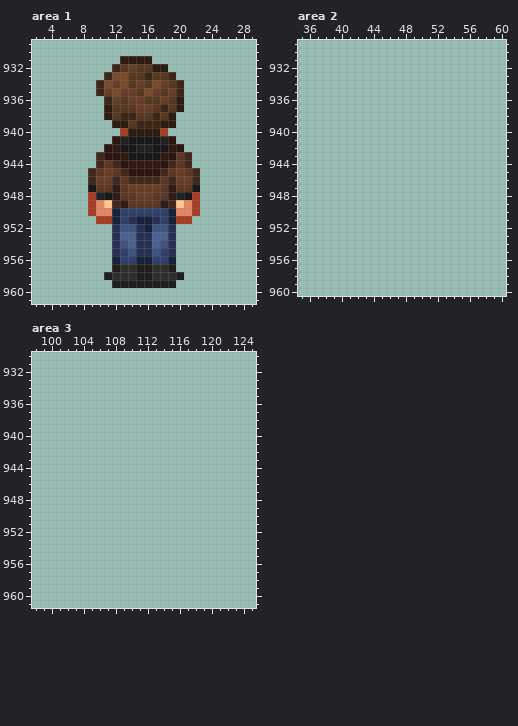
Two states of a pixel-art file, src/concept/sprite/amadixnew.aseprite. The picture above was drawn from the file before the commit.
512x1088 pixels, 1 frame. Colours within 5 levels of each other are drawn and written as one. Shown: area 1: x 2..29, y 929..961; area 2: x 35..60, y 929..960; area 3: x 98..125, y 930..961. The commit also changed other parts of the picture, which this record leaves out.
Once edited:
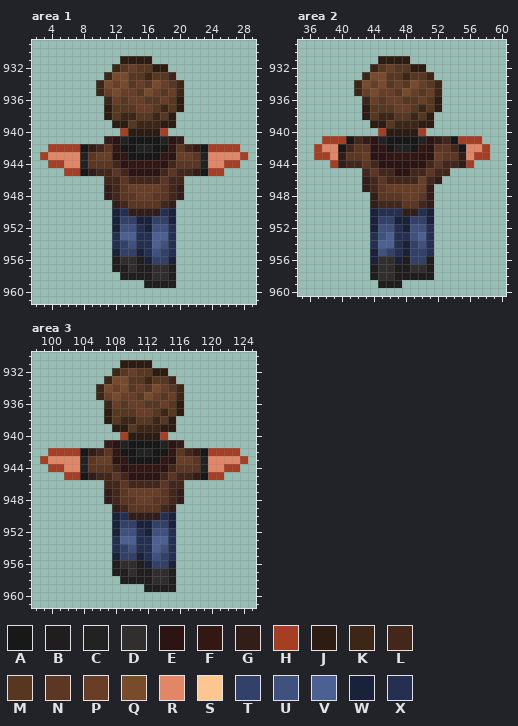
Palette (. is transparent): A #181819  B #1f1d1d  C #222223  D #312e2e  E #2c1412  F #331712  G #331d18  H #a63e24  J #2d1c11  K #3d2616  L #43271b  M #573720  N #5e3724  P #693e27  Q #784c2a  R #e38666  S #ffc690  T #32416a  U #3f517f  V #4b6093  W #1a223b  X #242f52
Edits made:
Area 1, layer "Layer 1":
y 941: x 11 . -> G; x 20 . -> G
y 942: x 4..11 .......E -> HHHHAGLN; x 20..27 E....... -> NLGAHHHH
y 943: x 3..11 .......LE -> HRRRRCNPP; x 20..28 NL....... -> PPNCRRRRH
y 944: x 4..10 ......L -> HHRRCNN; x 21..27 L...... -> NNCRRHH
y 945: x 6..11 ...LNP -> HHAGLL; x 20..25 PNL... -> LLGAHH
y 946: x 9..11 LPP -> ..L; x 20..22 PPL -> L..
y 947: x 9..12 ANNG -> ..GL; x 19..22 GNNA -> LG..
y 948: x 9..12 HCAG -> ..GL; x 19..22 GCAH -> LG..
y 949: x 9..13 HRSLG -> ...GL; x 18..22 GLSRH -> LG...
y 950: x 9..11 HRR -> ...; x 13..18 TTTTTT -> XGGGGX; x 20..22 RRH -> ...
y 951: x 10..11 HH -> ..; x 14 X -> T; x 17 X -> T; x 20..21 HH -> ..
y 952: x 12 X -> W
y 954: x 13..14 UV -> TU
y 955: x 12 X -> W; x 14..15 UX -> TW
y 956: x 12..15 WTTW -> BDDB
y 957: x 13 D -> B
y 958: x 11..14 BDDD -> ..BB; x 19..20 DB -> B.
y 959: x 12..15 BBBB -> ....
Area 2, layer "Layer 1":
y 931: x 45..48 .... -> JJJJ
y 932: x 44..50 ....... -> KMPMMJJ
y 933: x 43..51 ......... -> KQQMMKMMK
y 934: x 42..52 ........... -> KQPQMPMQPMK
y 935: x 42..52 ........... -> KPQPPMQPMPK
y 936: x 43..52 .......... -> KPMPPMMPMJ
y 937: x 43..52 .......... -> JMMMPPMKMJ
y 938: x 43..51 ......... -> JMKKMMKMJ
y 939: x 44..51 ........ -> JJMKKKJJ
y 940: x 45..50 ...... -> HJJJJH
y 941: x 38..57 .................... -> HHHALGECAAAACEGLAHHH
y 942: x 37..58 ...................... -> HRRALNNEFACCAFENNLARRH
y 943: x 37..58 ...................... -> HHRGNNPEEFFFFEEPNNGRHH
y 944: x 39..56 .................. -> HGLLNLEEEEEELNLLGH
y 945: x 43..53 ........... -> LNLLEELLNLL
y 946: x 43..52 .......... -> GLNLLLLPLG
y 947: x 43..51 ......... -> GLNPPPPPG
y 948: x 44..51 ........ -> GNNNPPNG
y 949: x 44..51 ........ -> GLLLNNLG
y 950: x 44..51 ........ -> WXXXGGXW
y 951: x 44..51 ........ -> WTTWWTTW
y 952: x 44..51 ........ -> WUUXWUUX
y 953: x 44..51 ........ -> XUVXXUVX
y 954: x 44..51 ........ -> XVVXWTUX
y 955: x 44..51 ........ -> WUTXWTTX
y 956: x 44..51 ........ -> WDDWBTTB
y 957: x 44..51 ........ -> BDDBBDDB
y 958: x 44..51 ........ -> BDDBBBBB
y 959: x 45..47 ... -> BBB
Area 3, layer "Layer 1":
y 931: x 109..112 .... -> JJJJ
y 932: x 108..114 ....... -> KMPMMJJ
y 933: x 107..115 ......... -> KQQMMKMMK
y 934: x 106..116 ........... -> KQPQMPMQPMK
y 935: x 106..116 ........... -> KPQPPMQPMPK
y 936: x 107..116 .......... -> KPMPPMMPMJ
y 937: x 107..116 .......... -> JMMMPPMKMJ
y 938: x 107..115 ......... -> JMKKMMKMJ
y 939: x 108..115 ........ -> JJMKKKJJ
y 940: x 109..114 ...... -> HJJJJH
y 941: x 107..116 .......... -> GECAAAACEG
y 942: x 100..123 ........................ -> HHHHAGLNFAACCAAFNLGAHHHH
y 943: x 99..124 .......................... -> HRRRRCNPPEFAAAAFEPPNCRRRRH
y 944: x 100..123 ........................ -> HHRRCNNNLEFFFFELNNNCRRHH
y 945: x 102..121 .................... -> HHAGLLNLEEEELNLLGAHH
y 946: x 107..116 .......... -> LLNLLLLNLL
y 947: x 107..116 .......... -> GLNPPPPNLG
y 948: x 107..116 .......... -> GLNNPPNNLG
y 949: x 108..115 ........ -> GLNNNNLG
y 950: x 108..115 ........ -> WXGGGGXW
y 951: x 108..115 ........ -> WTTWWTTW
y 952: x 108..115 ........ -> WUUXWUUX
y 953: x 108..115 ........ -> XVVXXVVX
y 954: x 108..115 ........ -> XTUXXVUX
y 955: x 108..115 ........ -> WTTWXUTX
y 956: x 108..115 ........ -> BDDBWTTW
y 957: x 108..115 ........ -> BBDBBDDB
y 958: x 109..115 ....... -> BBBBDDB
y 959: x 112..115 .... -> BBBB
Changed places in both pictures, as pixel boxes (x1, y1, x2, y2):
changed: (40, 136, 248, 288)
added: (314, 56, 490, 288)
added: (40, 360, 248, 592)
